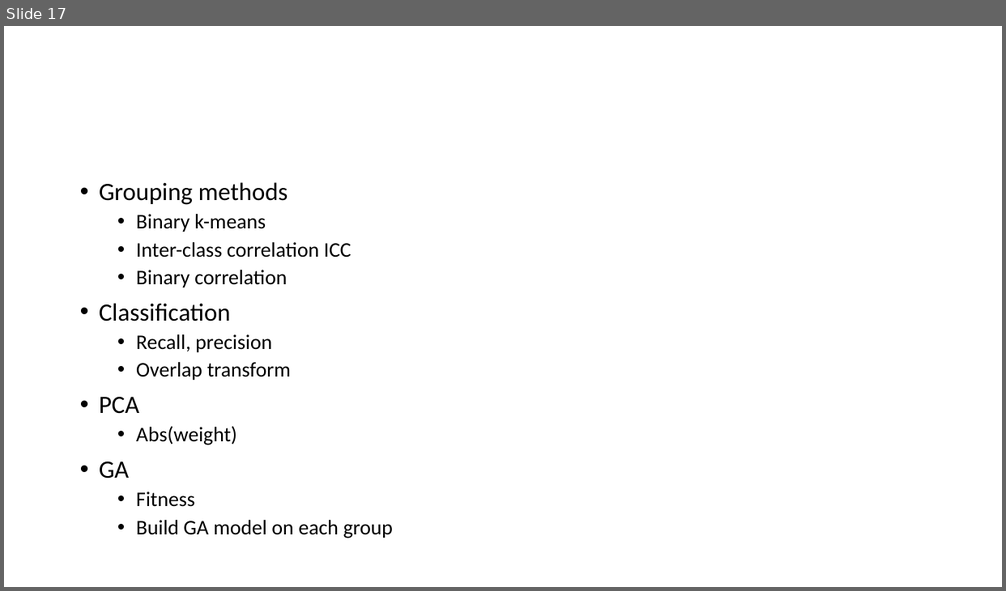
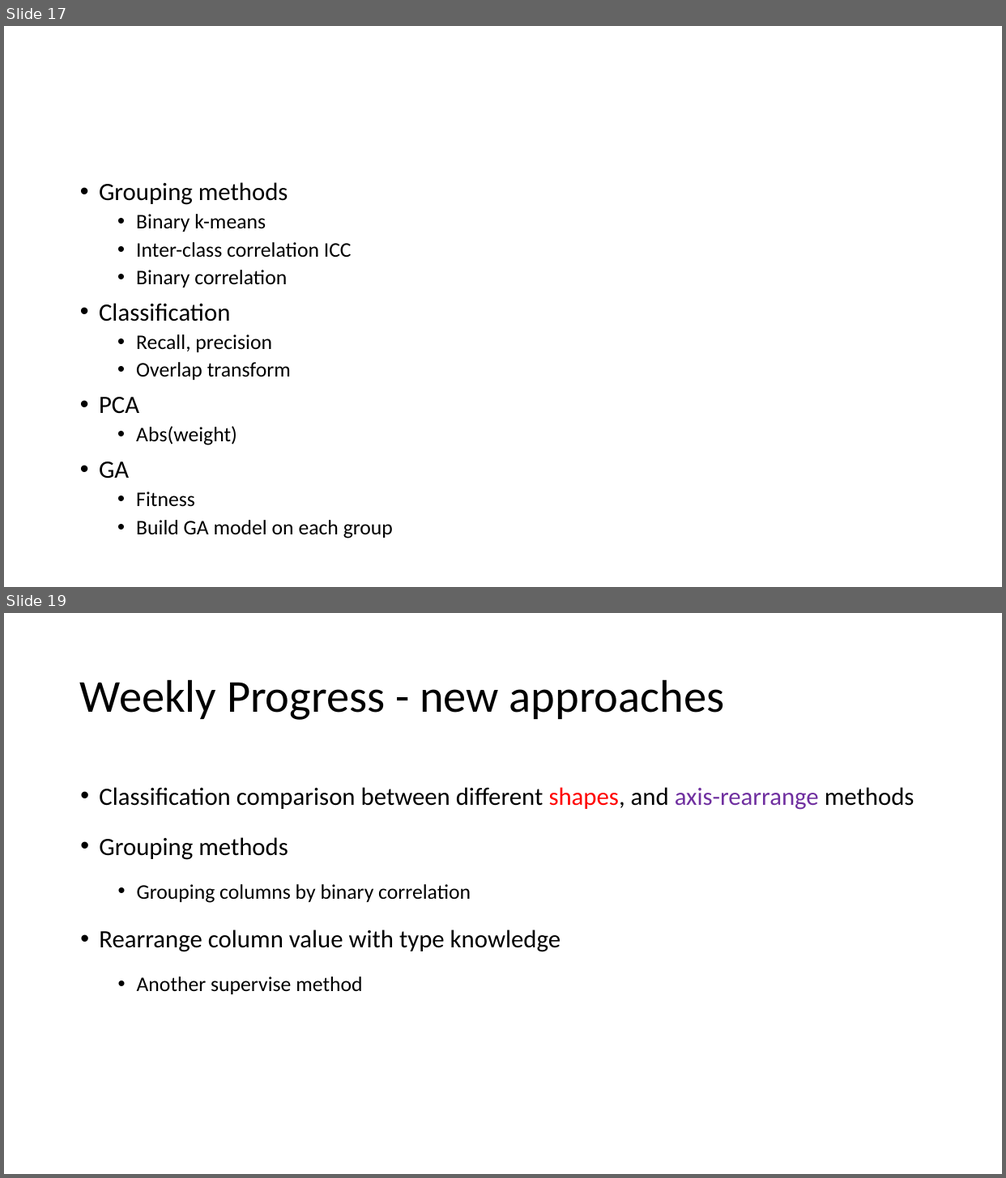
Before and after one commit to R64825/NTUIIE-Research, a slide deck: 2022-09 meeting.pptx. Shown one above the other, each under a label of ours: slide 17 before the commit, slides 17 and 19 after it; the slides between them are not shown. The pictures are 1006x591 and 1006x1178 pixels, drawn with LibreOffice and Linux fonts; fonts in the diff are those of the drawing. Boxes give left, top, right and bottom in pixels: in the first picture for what was removed or moved away, otherwise in the second. Text is boxed around its words. In the diff, an @@ line names an element or a change of style, - is before the commit and + after.

```diff
--- a/2022-09 meeting.pptx
+++ b/2022-09 meeting.pptx
@@ slide 19 added at (4, 613, 1002, 1174), background #FFFFFF @@
@@ title added at (80, 679, 724, 720), 44 pt, text #000000 @@
+Weekly Progress - new approaches
@@ text added at (99, 787, 914, 995), 24 pt, text #000000 @@
+  • Classification comparison between different shapes, and axis-rearrange methods
+  • Grouping methods
+    • Grouping columns by binary correlation
+  • Rearrange column value with type knowledge
+    • Another supervise method
```
Also in this commit, not shown: 5 other slides added.
